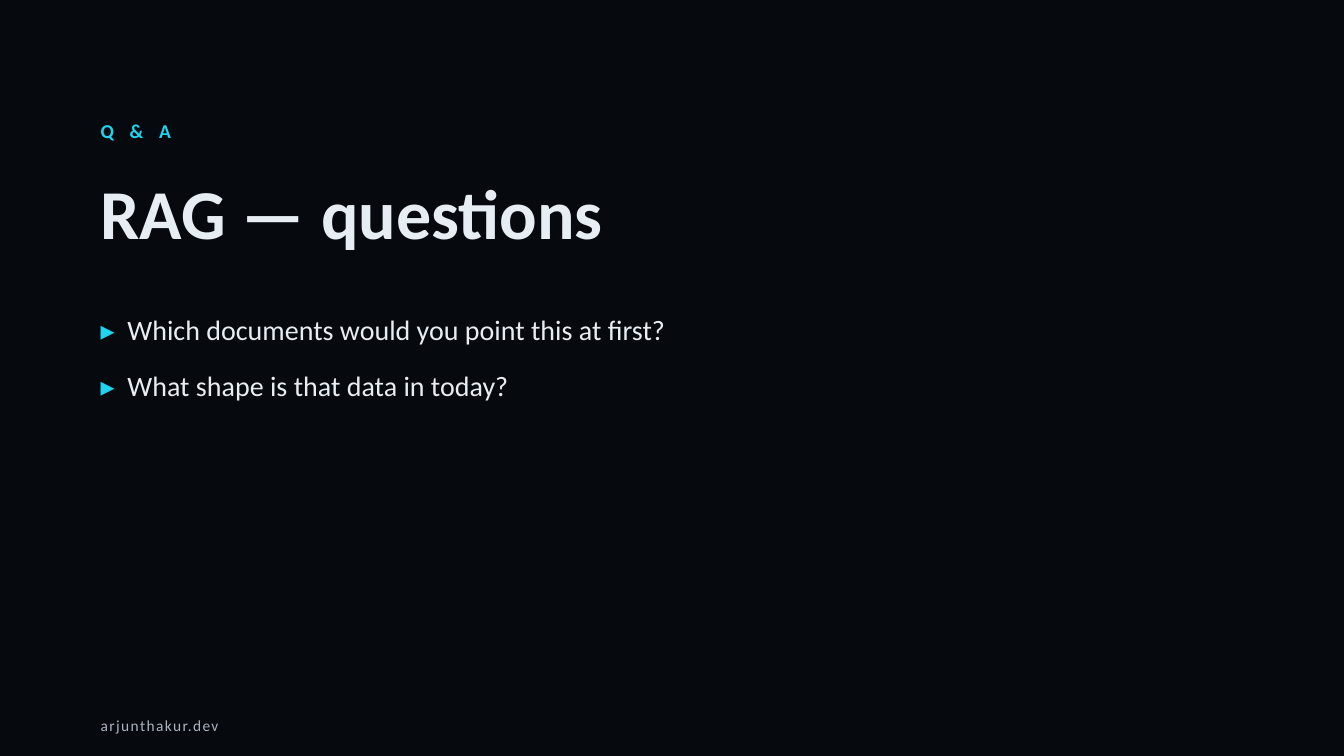
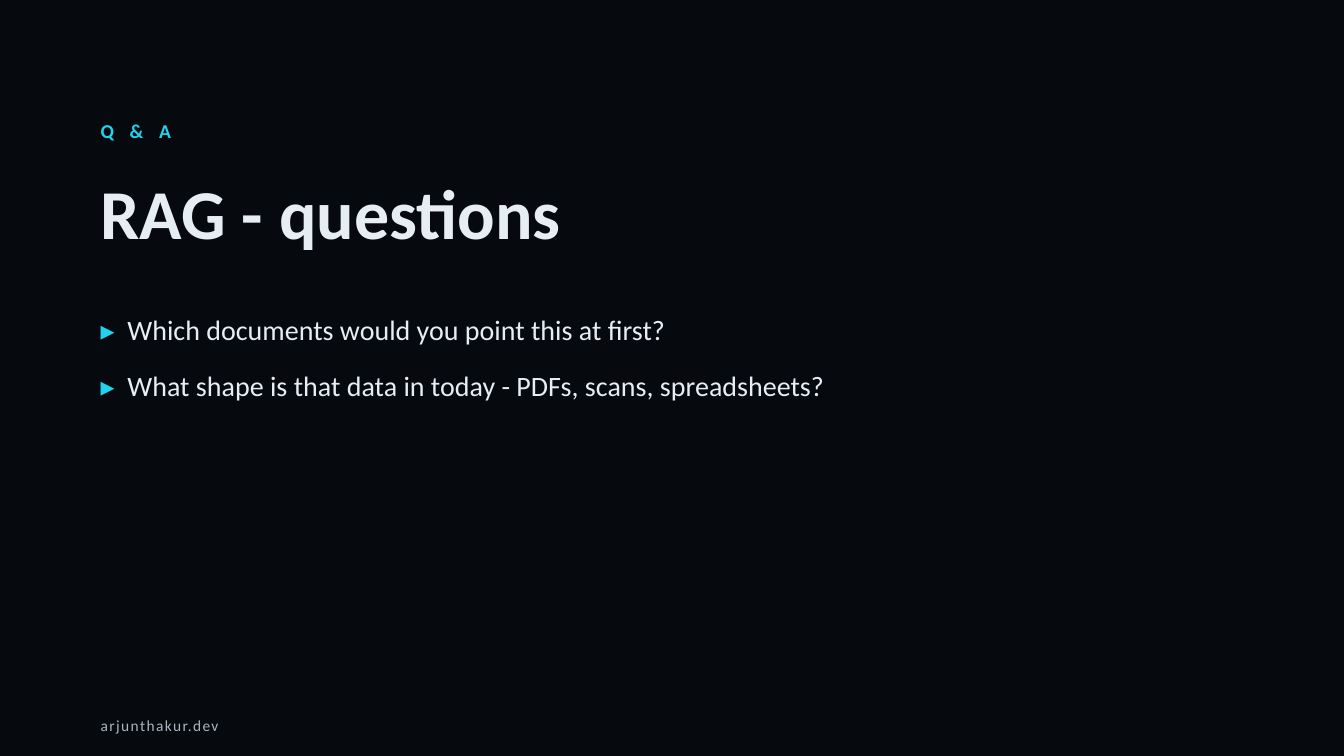
Before and after one commit to thakurarjun247/lgelectronics, a slide deck: slide 18 of LG-AI-Training-4hr.pptx (slide 17 before the commit). Drawn at 1344x756 pixels with LibreOffice and Linux fonts; fonts in the diff are those of the drawing. Boxes give left, top, right and bottom in pixels: in the first picture for what was removed or moved away, otherwise in the second. Text is boxed around its words. In the diff, an @@ line names an element or a change of style, - is before the commit and + after.

```diff
--- a/LG-AI-Training-4hr.pptx
+++ b/LG-AI-Training-4hr.pptx
@@ text at [101,189,560,250]: text changed @@
-RAG — questions
+RAG - questions
@@ text at [127,376,824,401]: text changed @@
-▸ What shape is that data in today?
+▸ What shape is that data in today - PDFs, scans, spreadsheets?
```
Also in this commit, not shown: 25 other slides changed, 2 slides added, 1 slide removed, 2 other files.
